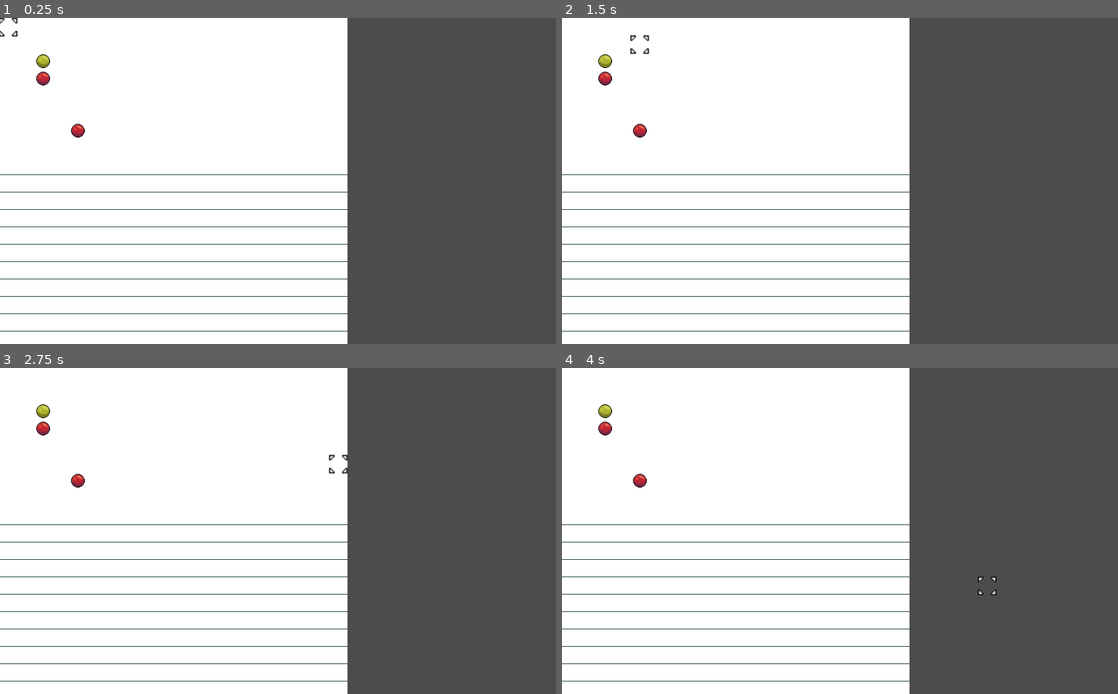
Above: before the commit, frames 1-4 (two rows, left to right).
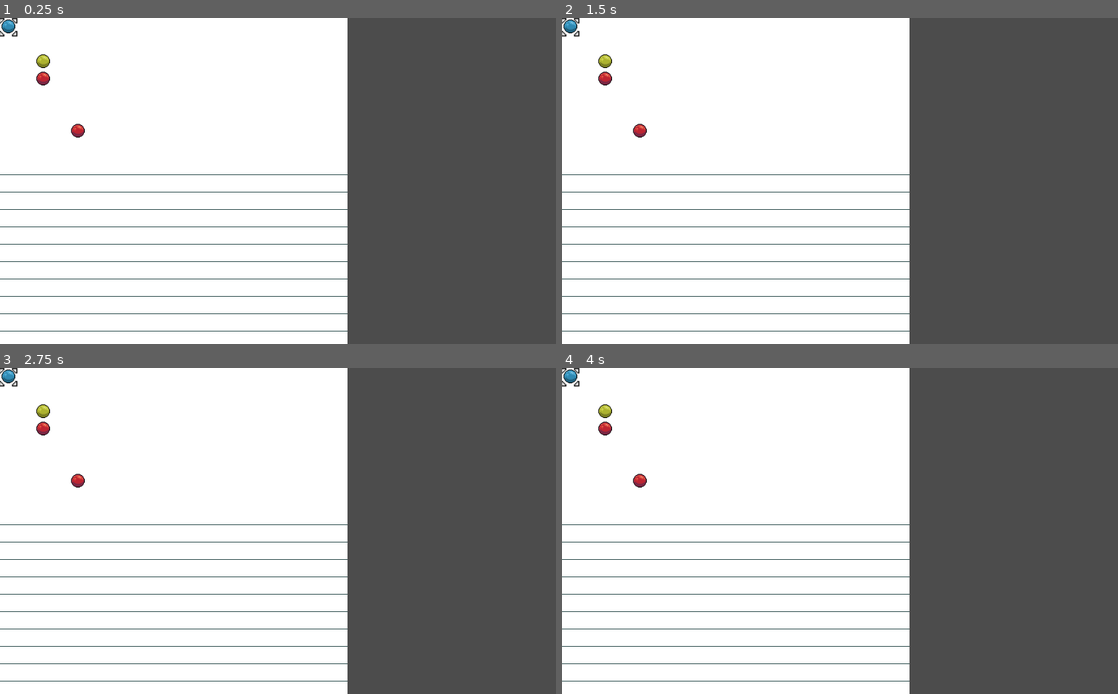
Above: after the commit, the same moments.

Repository: DaveRendell/gridcursor
Game: Godot game, scene res://SquareGrid.tscn
Two runs of this game, one before a commit and one after it. Both use one fixed random seed, a clock stepped at 60 frames per second and the inputs below. The project has no main scene, so this scene is started directly.
Inputs (mouse positions are in pixels of both pictures, inside the frame that each line leads up to):
- Up to frame 1 (0.25 s): no input
- Up to frame 2 (1.5 s): tap Enter (ui_accept) at 0.5, 0.77 s; move the mouse to (962, 164) at 0.52 s; hold Right (ui_right) 0.53-1.28 s; click (962, 164) at 0.67 s; move the mouse to (728, 197) at 1.27 s; hold Down (ui_down) from 1.28 s (still down)
- Up to frame 3 (2.75 s): tap Enter (ui_accept) at 1.52 s; move the mouse to (333, 459) at 2.02 s; release Down (ui_down) at 2.03 s; hold Right (ui_right) from 2.03 s (still down)
- Up to frame 4 (4 s): move the mouse to (812, 596) at 2.77 s; release Right (ui_right) at 2.78 s; hold Up (ui_up) 2.78-3.53 s; click (812, 596) at 2.92 s; tap Enter (ui_accept) at 3.02, 3.77 s; move the mouse to (1006, 579) at 3.52 s; hold Left (ui_left) from 3.53 s (still down)

The runs differ from the first frame. In frame 1, less than 0.1% of the frame differs, in the area x 0-3%, y 0-5%; in frame 2, 0.2%, in the area x 0-16%, y 0-12%; in frame 3, 0.2%; in frame 4, 0.2%.

Commit message:
Temp - start on movable blob

Diff:
--- a/Grid.gd
+++ b/Grid.gd
@@ -1,4 +1,6 @@
 extends Node2D
+
+class_name Grid
 
 export var grid_size: int = 32
 export var grid_width: int = 20
@@ -11,6 +13,11 @@
 var mouse_in_grid = false
 var scrolling: bool = false
 
+var transparent: bool = false
+
+func make_transparent():
+	transparent = true
+	$Background.visible = false
 
 # Called when the node enters the scene tree for the first time.
 func _ready():
--- /dev/null
+++ b/MovingBlob.gd
@@ -0,0 +1,5 @@
+extends "res://GridNode.gd"
+
+
+func select(grid):
+	grid.active = false
--- /dev/null
+++ b/MovingBlob.tscn
@@ -0,0 +1,22 @@
+[gd_scene load_steps=5 format=2]
+
+[ext_resource path="res://GridNode.tscn" type="PackedScene" id=1]
+[ext_resource path="res://MovingBlob.gd" type="Script" id=2]
+[ext_resource path="res://img/orb_blue.png" type="Texture" id=3]
+
+[sub_resource type="SpriteFrames" id=1]
+animations = [ {
+"frames": [ ExtResource( 3 ) ],
+"loop": true,
+"name": "default",
+"speed": 5.0
+} ]
+
+[node name="MovingBlob" instance=ExtResource( 1 )]
+script = ExtResource( 2 )
+x = null
+y = null
+
+[node name="AnimatedSprite" type="AnimatedSprite" parent="." index="0"]
+frames = SubResource( 1 )
+centered = false
--- a/SquareGrid.tscn
+++ b/SquareGrid.tscn
@@ -1,7 +1,10 @@
-[gd_scene load_steps=3 format=2]
+[gd_scene load_steps=4 format=2]
 
 [ext_resource path="res://Grid.tscn" type="PackedScene" id=1]
 [ext_resource path="res://SquareGrid.gd" type="Script" id=2]
+[ext_resource path="res://MovingBlob.tscn" type="PackedScene" id=3]
 
 [node name="SquareGrid" instance=ExtResource( 1 )]
 script = ExtResource( 2 )
+
+[node name="MovingBlob" parent="GridNodes" index="3" instance=ExtResource( 3 )]
--- a/project.godot
+++ b/project.godot
@@ -10,11 +10,17 @@
 
 _global_script_classes=[ {
 "base": "Node2D",
+"class": "Grid",
+"language": "GDScript",
+"path": "res://Grid.gd"
+}, {
+"base": "Node2D",
 "class": "GridNode",
 "language": "GDScript",
 "path": "res://GridNode.gd"
 } ]
 _global_script_class_icons={
+"Grid": "",
 "GridNode": ""
 }
 
